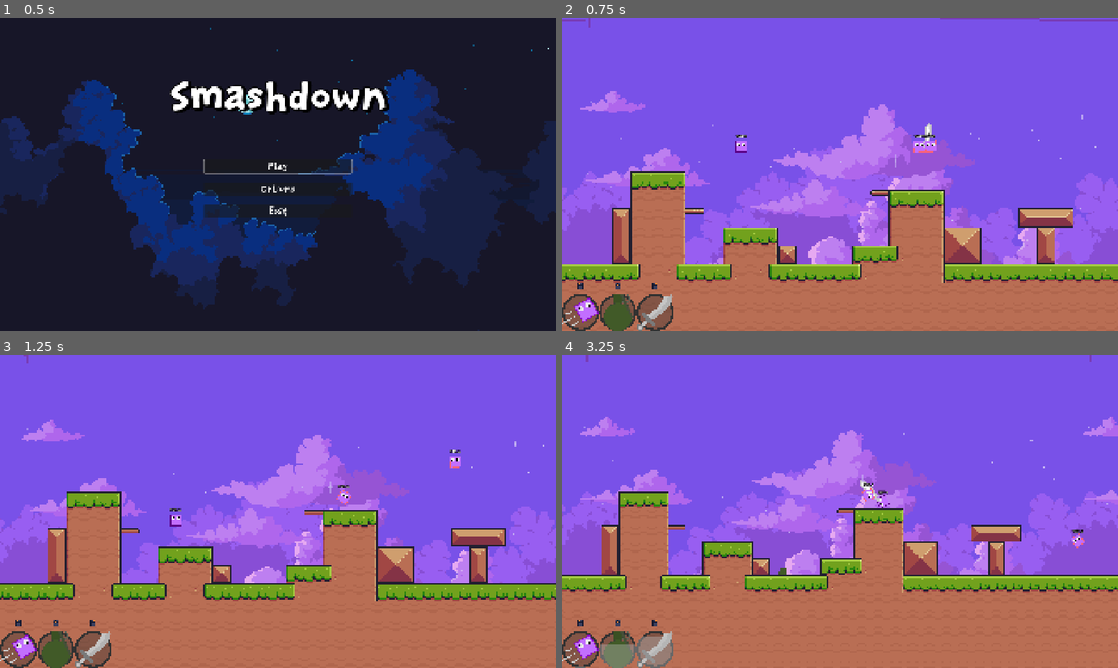
Above: before the commit, frames 1-4 (two rows, left to right).
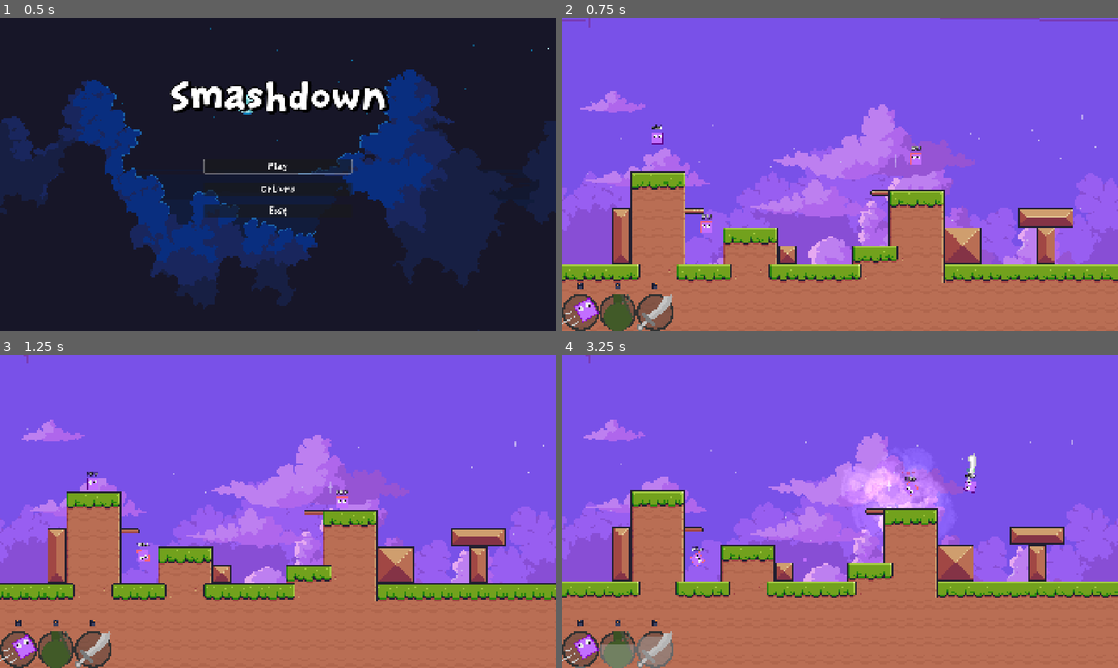
Above: after the commit, the same moments.

Repository: BoppleOpple/beat-the-clock
Game: Godot game, scene res://ui/main_menu/main_menu.tscn
The game is run twice, just before and just after one commit, with the same random seed, the same clock (stepped at 60 frames per second) and the same inputs.
Inputs (mouse positions are in pixels of both pictures, inside the frame that each line leads up to):
- Up to frame 1 (0.5 s): no input
- Up to frame 2 (0.75 s): click "Play" at 0.5 s
- Up to frame 3 (1.25 s): no input
- Up to frame 4 (3.25 s): move the mouse to (739, 524) at 1.27 s; hold D (gameplay_right) 1.28-2.03 s; click (739, 524) at 1.35 s; tap Space (gameplay_jump) at 1.52, 2.27 s; move the mouse to (873, 502) at 2.02 s; hold S (gameplay_down) 2.03-2.78 s; tap Middle mouse button (gameplay_ability_middle) at 2.1 s; click (873, 502) at 2.17 s; move the mouse to (1101, 570) at 2.77 s; hold D (gameplay_right) from 2.78 s (still down); right-click (1101, 570) at 2.85 s; click (1101, 570) at 2.92 s

Frame 1 is identical in both runs. In frame 2, 0.6% of the frame differs, in the area x 16-68%, y 33-69%; in frame 3, 0.5%; in frame 4, 26%, in the area x 0-100%, y 0-78%.

Commit message:
fix: fix various bugs

Diff:
--- a/actors/enemies/bomber/enemy_bomber.gd
+++ b/actors/enemies/bomber/enemy_bomber.gd
@@ -64,11 +64,52 @@
 			return true
 	match current_state:
 		"IDLE":
-			pass
+			var obstructed: bool = false
+			if global_position.x > 0:
+				if (
+					$Unrotatable/Senses/SenseLeft.is_colliding()
+					and global_position.distance_to($Unrotatable/Senses/SenseLeft.get_collision_point()) < 250
+				):
+					obstructed = true
+			else:
+				if (
+					$Unrotatable/Senses/SenseRight.is_colliding()
+					and global_position.distance_to($Unrotatable/Senses/SenseRight.get_collision_point()) < 250
+				):
+					obstructed = true
+			return obstructed
 		"RUSH":
-			return self.target_node.global_position.y < global_position.y + 100
+			var target_above: bool = self.target_node.global_position.y < global_position.y + 100
+			var obstructed: bool = false
+			if global_position.x > self.target_node.global_position.x:
+				if (
+					$Unrotatable/Senses/SenseLeft.is_colliding()
+					and global_position.distance_to($Unrotatable/Senses/SenseLeft.get_collision_point()) < 250
+				):
+					obstructed = true
+			else:
+				if (
+					$Unrotatable/Senses/SenseRight.is_colliding()
+					and global_position.distance_to($Unrotatable/Senses/SenseRight.get_collision_point()) < 250
+				):
+					obstructed = true
+			return target_above or obstructed
 		"EVADE":
-			return randf() < EVADE_JUMP_CHANCE
+			var random_jump: bool = randf() < EVADE_JUMP_CHANCE
+			var obstructed: bool = false
+			if global_position.x < self.target_node.global_position.x:
+				if (
+					$Unrotatable/Senses/SenseLeft.is_colliding()
+					and global_position.distance_to($Unrotatable/Senses/SenseLeft.get_collision_point()) < 250
+				):
+					obstructed = true
+			else:
+				if (
+					$Unrotatable/Senses/SenseRight.is_colliding()
+					and global_position.distance_to($Unrotatable/Senses/SenseRight.get_collision_point()) < 250
+				):
+					obstructed = true
+			return random_jump or obstructed
 		"RECOVERY":
 			return true
 	return false
--- a/actors/enemies/melee/enemy_melee.gd
+++ b/actors/enemies/melee/enemy_melee.gd
@@ -51,9 +51,36 @@
 		return false
 	match current_state:
 		"IDLE":
-			pass
+			var obstructed: bool = false
+			if global_position.x > 0:
+				if (
+					$Unrotatable/Senses/SenseLeft.is_colliding()
+					and global_position.distance_to($Unrotatable/Senses/SenseLeft.get_collision_point()) < 250
+				):
+					obstructed = true
+			else:
+				if (
+					$Unrotatable/Senses/SenseRight.is_colliding()
+					and global_position.distance_to($Unrotatable/Senses/SenseRight.get_collision_point()) < 250
+				):
+					obstructed = true
+			return obstructed
 		"RUSH":
-			return self.target_node.global_position.y < global_position.y + 100
+			var target_above: bool = self.target_node.global_position.y < global_position.y + 100
+			var obstructed: bool = false
+			if global_position.x > self.target_node.global_position.x:
+				if (
+					$Unrotatable/Senses/SenseLeft.is_colliding()
+					and global_position.distance_to($Unrotatable/Senses/SenseLeft.get_collision_point()) < 250
+				):
+					obstructed = true
+			else:
+				if (
+					$Unrotatable/Senses/SenseRight.is_colliding()
+					and global_position.distance_to($Unrotatable/Senses/SenseRight.get_collision_point()) < 250
+				):
+					obstructed = true
+			return target_above or obstructed
 		"RECOVERY":
 			return true
 	return false
--- a/main.gd
+++ b/main.gd
@@ -44,7 +44,6 @@
 	for actor in actors:
 		actor.connect("throw_grenade", _on_player_throw_grenade)
 		actor.connect("respawn", _on_actor_respawn)
-		_on_actor_respawn(actor)
 
 
 # Called every frame. 'delta' is the elapsed time since the previous frame.
@@ -146,5 +145,15 @@
 	_move_actor_to_spawn_point(actor)
 
 func _on_stage_tree_exited() -> void:
-	self.add_child(new_stage)
+	if new_stage != null:
+		self.add_child(new_stage)
+		new_stage = null
+
+	if get_tree() != null:
+		var actors: Array[Node] = [$Player]
+		actors += get_tree().get_nodes_in_group("baddies").filter(_is_ActorBase)
+
+		for actor in actors:
+			_on_actor_respawn(actor)
+
 	replacing_stage = false
--- a/ui/pause/pause.gd
+++ b/ui/pause/pause.gd
@@ -10,6 +10,8 @@
 
 # Called every frame. 'delta' is the elapsed time since the previous frame.
 func _process(delta: float) -> void:
+	if not is_instance_valid(self):
+		return
 	if Input.is_action_just_pressed("ui_close_dialog"):
 		$Popup.visible = not $Popup.visible
 		get_tree().paused = $Popup.visible
